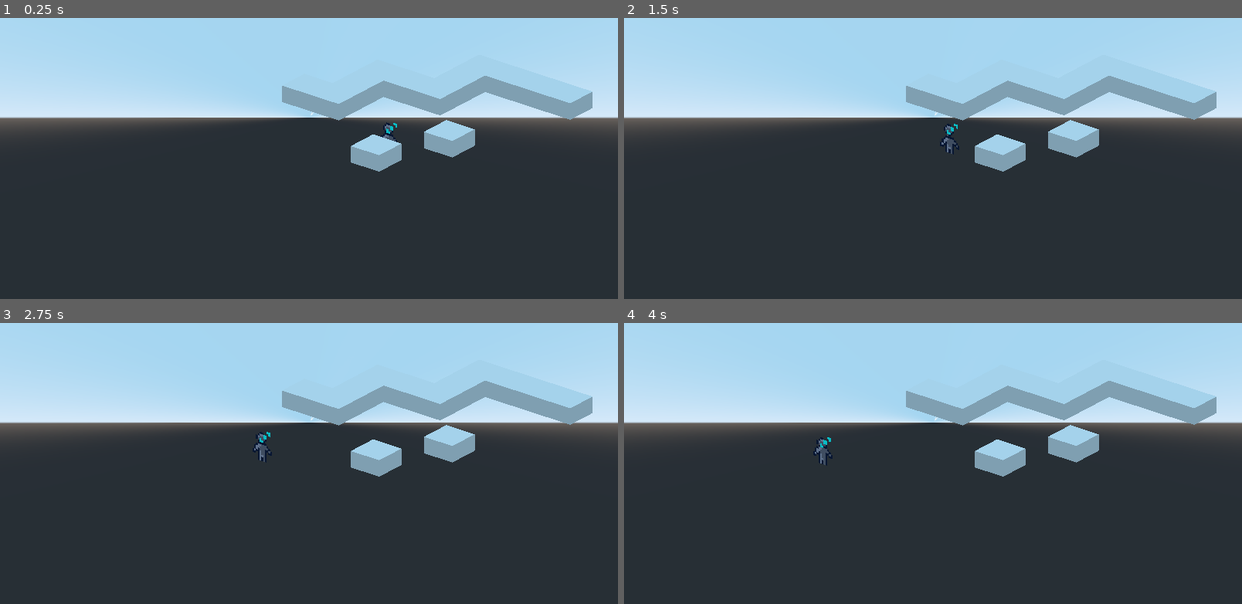
Above: before the commit, frames 1-4 (two rows, left to right).
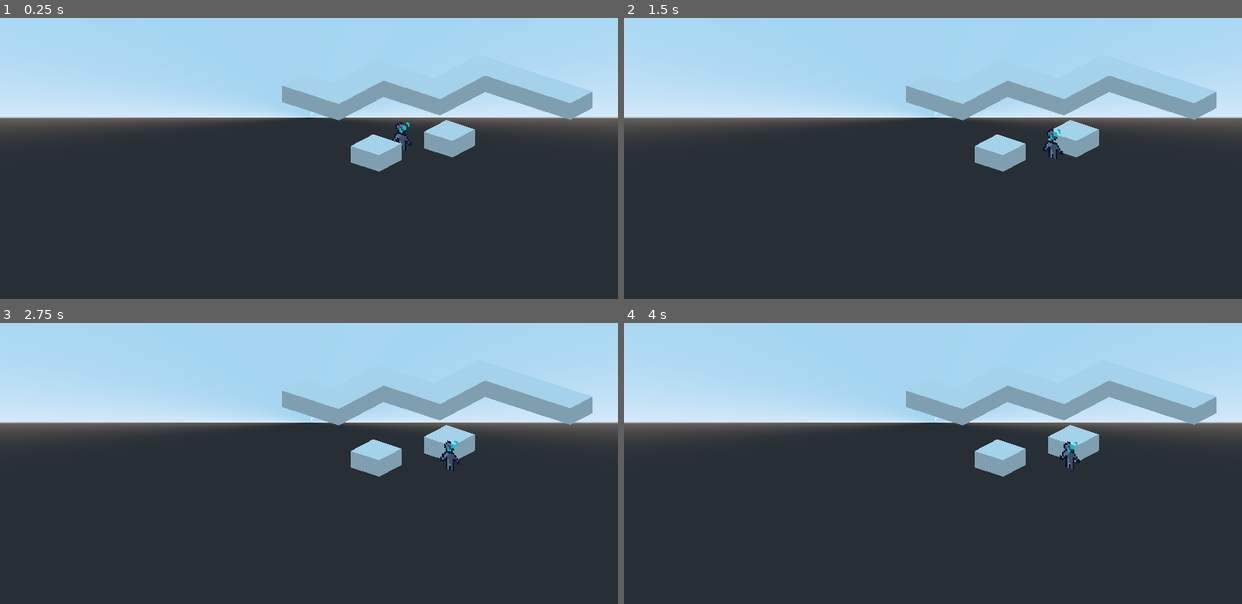
Above: after the commit, the same moments.

Repository: RubrBand/split
Game: Godot game, scene res://Scenes/Main.tscn
Same seed, same stepped clock (60 frames per second), same inputs: the game is played once before the commit and once after it.
Inputs:
- Up to frame 1 (0.25 s): no input
- Up to frame 2 (1.5 s): tap Enter at 0.5 s; hold D (game_right) 0.53-1.28 s; hold S (game_down) from 1.28 s (still down)
- Up to frame 3 (2.75 s): release S (game_down) at 2.03 s; hold D (game_right) from 2.03 s (still down)
- Up to frame 4 (4 s): release D (game_right) at 2.78 s; hold W (game_up) 2.78-3.53 s; hold A (game_left) from 3.53 s (still down)

The runs differ from the first frame. In frame 1, 0.2% of the frame differs, in the area x 61-67%, y 37-48%; in frame 2, 0.4%; in frame 3, 0.4%, in the area x 40-75%, y 38-53%; in frame 4, 0.4%.

Commit message:
player movement

Diff:
--- a/Scenes/Main.tscn
+++ b/Scenes/Main.tscn
@@ -10,7 +10,7 @@
 cell_size = Vector3( 1, 1, 1 )
 cell_center_y = false
 data = {
-"cells": PoolIntArray( 65535, 1, 0, 0, 65531, 0, 1, 65531, -1610612736, 65534, 65531, 0, 65535, 65531, 536870912, 65534, 65532, 0, 65532, 65533, 0, 65533, 65533, 0, 65534, 65533, 0, 65532, 65534, 0, 0, 65535, 0, 65531, 65535, -1073741824, 65532, 65535, 0 )
+"cells": PoolIntArray( 65535, 1, 536870912, 0, 65531, 0, 1, 65531, 0, 65534, 65531, 0, 65535, 65531, 0, 65534, 65532, 536870912, 65532, 65533, 0, 65533, 65533, 0, 65534, 65533, 0, 65532, 65534, 536870912, 0, 65535, 0, 65531, 65535, 0, 65532, 65535, 0 )
 }
 __meta__ = {
 "_editor_clip_": 0
--- a/Scripts/Player.gd
+++ b/Scripts/Player.gd
@@ -11,10 +11,10 @@
 func _input(event):
 	if event.is_action_pressed("game_up"):
 		if (goto == Vector2(translation.x,translation.z)):
-			goto += Vector2(0,1)
+			goto += Vector2(0,-1)
 	if event.is_action_pressed("game_down"):
 		if (goto == Vector2(translation.x,translation.z)):
-			goto += Vector2(0,-1)
+			goto += Vector2(0,1)
 	if event.is_action_pressed("game_left"):
 		if (goto == Vector2(translation.x,translation.z)):
 			goto += Vector2(-1,0)
@@ -24,11 +24,12 @@
 
 # Called when the node enters the scene tree for the first time.
 func _ready():
-	pass # Replace with function body.
+	goto = Vector2(translation.x,translation.z);
 
 func _process(delta):
 	if (goto!=Vector2(translation.x,translation.z)):
-		translate(Vector3(sign(translation.x-goto.x),0,sign(translation.z-goto.y))*speed*delta)
+		if(abs(goto.x-translation.x)<speed*delta&&abs(goto.y-translation.z)<speed*delta): translation = Vector3(goto.x,translation.y,goto.y)
+		else: translate(Vector3(sign(goto.x-translation.x),0,sign(goto.y-translation.z))*speed*delta)
 
 # Called every frame. 'delta' is the elapsed time since the previous frame.
 #func _process(delta):
